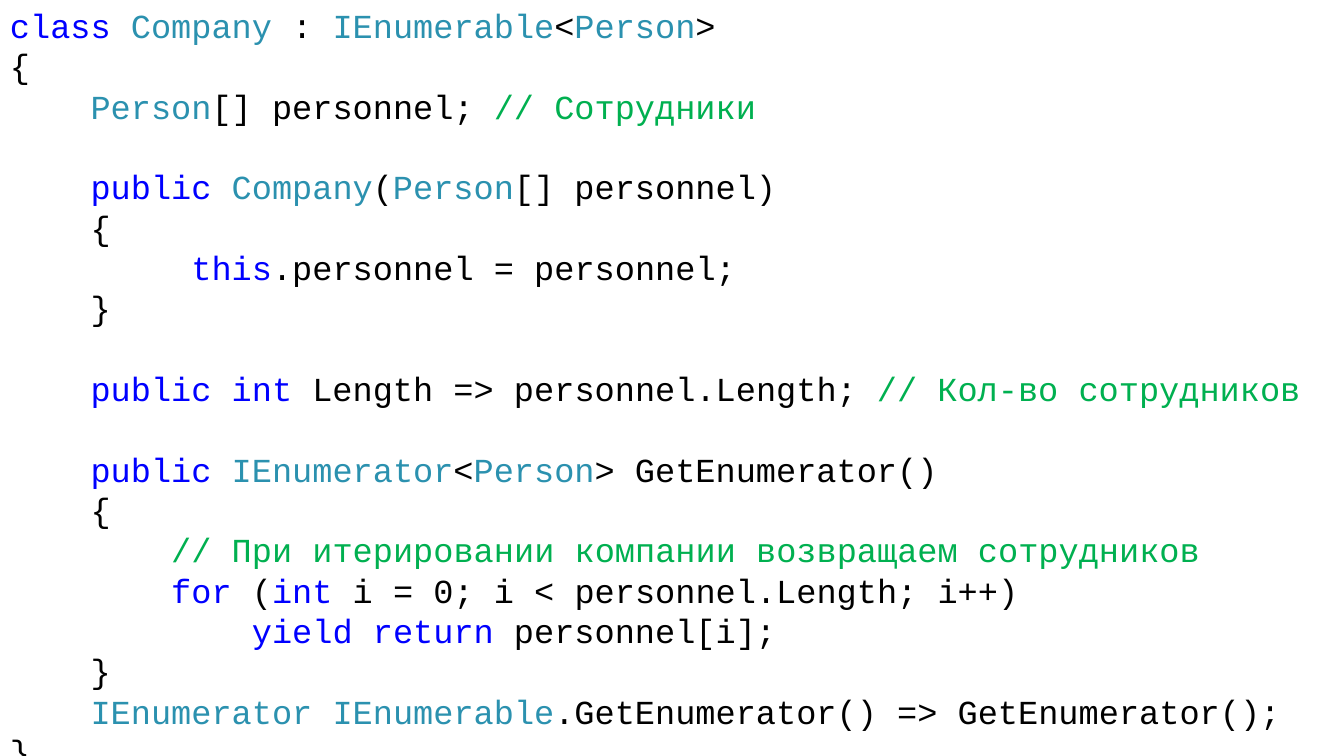
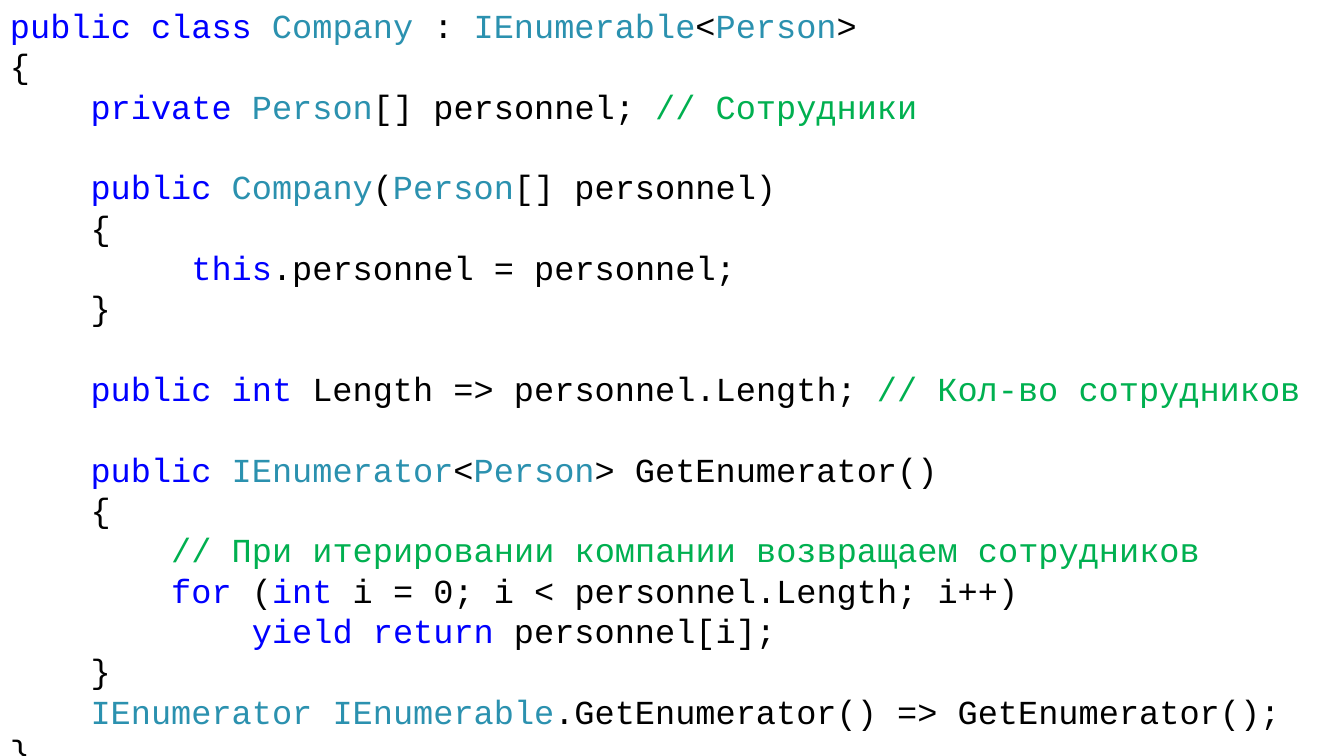
Before and after one commit to DaniilKlyukin/ITiP-2, a slide deck: slide 54 of Лекции/ИТиП 2 лек 4.pptx. Drawn at 1344x756 pixels with LibreOffice and Linux fonts; fonts in the diff are those of the drawing. Boxes give left, top, right and bottom in pixels: in the first picture for what was removed or moved away, otherwise in the second. Text is boxed around its words. In the diff, an @@ line names an element or a change of style, - is before the commit and + after.

```diff
--- a/Лекции/ИТиП 2 лек 4.pptx
+++ b/Лекции/ИТиП 2 лек 4.pptx
@@ text at bbox=[10, 14, 857, 45]: text changed @@
-class Company : IEnumerable<Person>
+public class Company : IEnumerable<Person>
@@ text at bbox=[91, 94, 918, 126]: text changed @@
-Person[] personnel; // Сотрудники
+private Person[] personnel; // Сотрудники
```
Also in this commit, not shown: 9 other slides changed, 8 other files.
